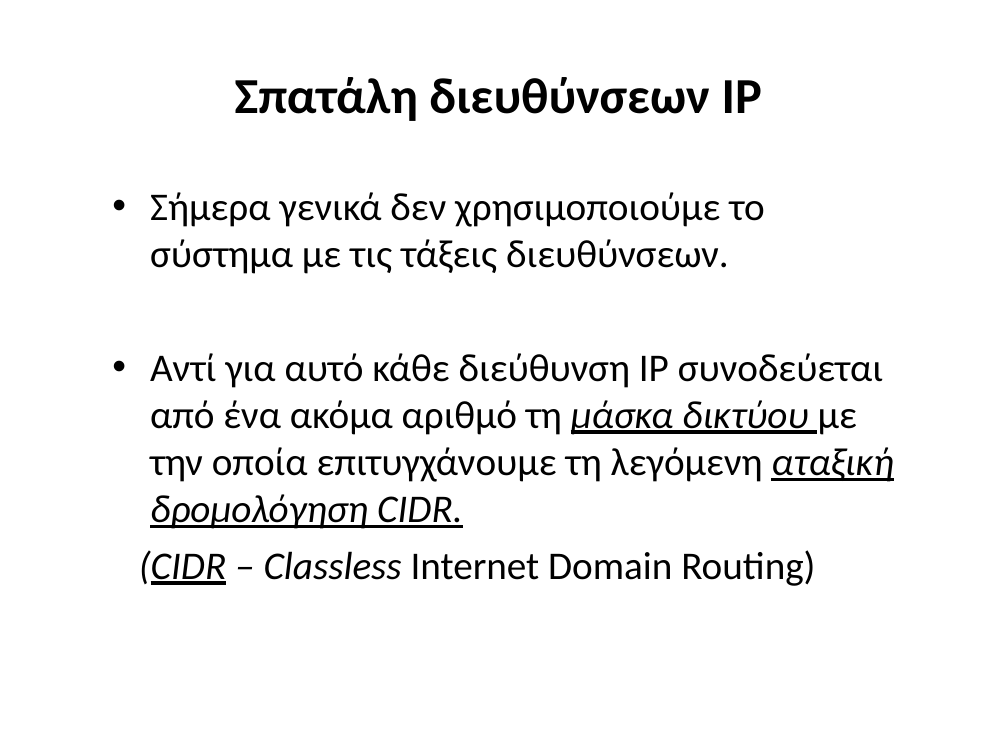
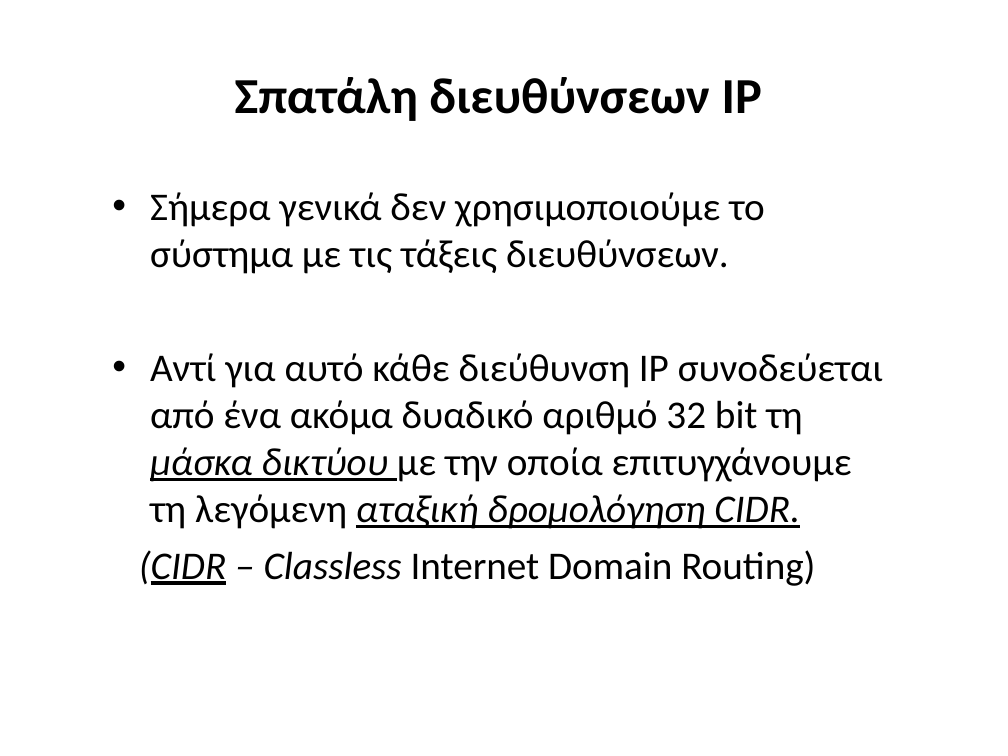
Before and after one commit to iosifidis/EPAL, a slide deck: slide 6 of ΔΠ/Βιβλία/Δίκτυα/Κεφ3/3.1.3 Σπατάλη διευθύνσεων.ppt. Drawn at 1008x756 pixels with LibreOffice and Linux fonts; fonts in the diff are those of the drawing. Boxes give left, top, right and bottom in pixels: in the first picture for what was removed or moved away, otherwise in the second. Text is boxed around its words. In the diff, an @@ line names an element or a change of style, - is before the commit and + after.

```diff
--- a/ΔΠ/Βιβλία/Δίκτυα/Κεφ3/3.1.3 Σπατάλη διευθύνσεων.ppt
+++ b/ΔΠ/Βιβλία/Δίκτυα/Κεφ3/3.1.3 Σπατάλη διευθύνσεων.ppt
@@ text at (150,353,883,529): text changed @@
-• Aντί για αυτό κάθε διεύθυνση IP συνοδεύεται από ένα ακόμα αριθμό τη μάσκα δικτύου με την οποία επιτυγχάνουμε τη λεγόμενη αταξική δρομολόγηση CIDR.
+• Aντί για αυτό κάθε διεύθυνση IP συνοδεύεται από ένα ακόμα δυαδικό αριθμό 32 bit τη μάσκα δικτύου με την οποία επιτυγχάνουμε τη λεγόμενη αταξική δρομολόγηση CIDR.
```
Also in this commit, not shown: 26 other files.
